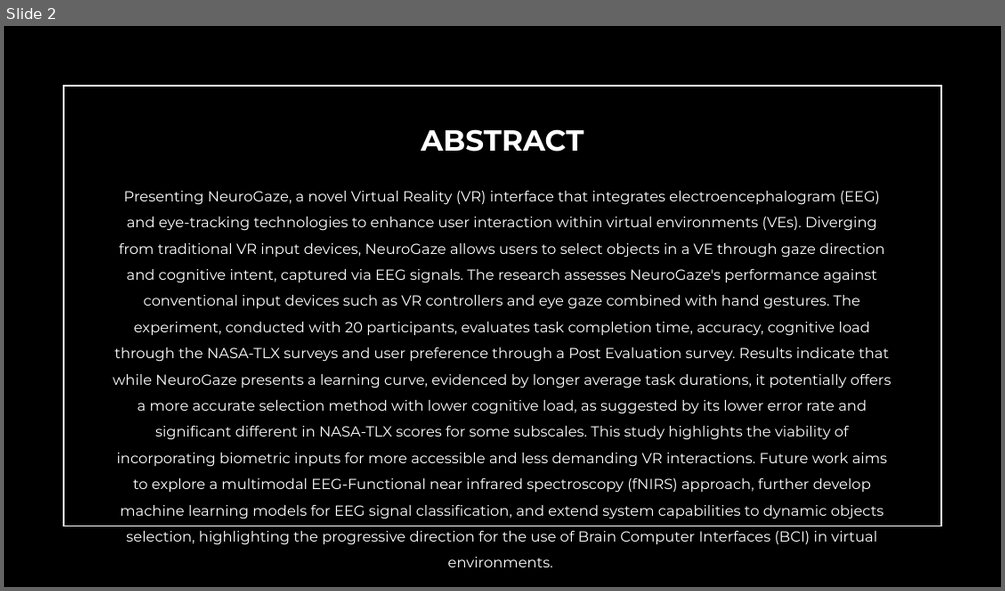
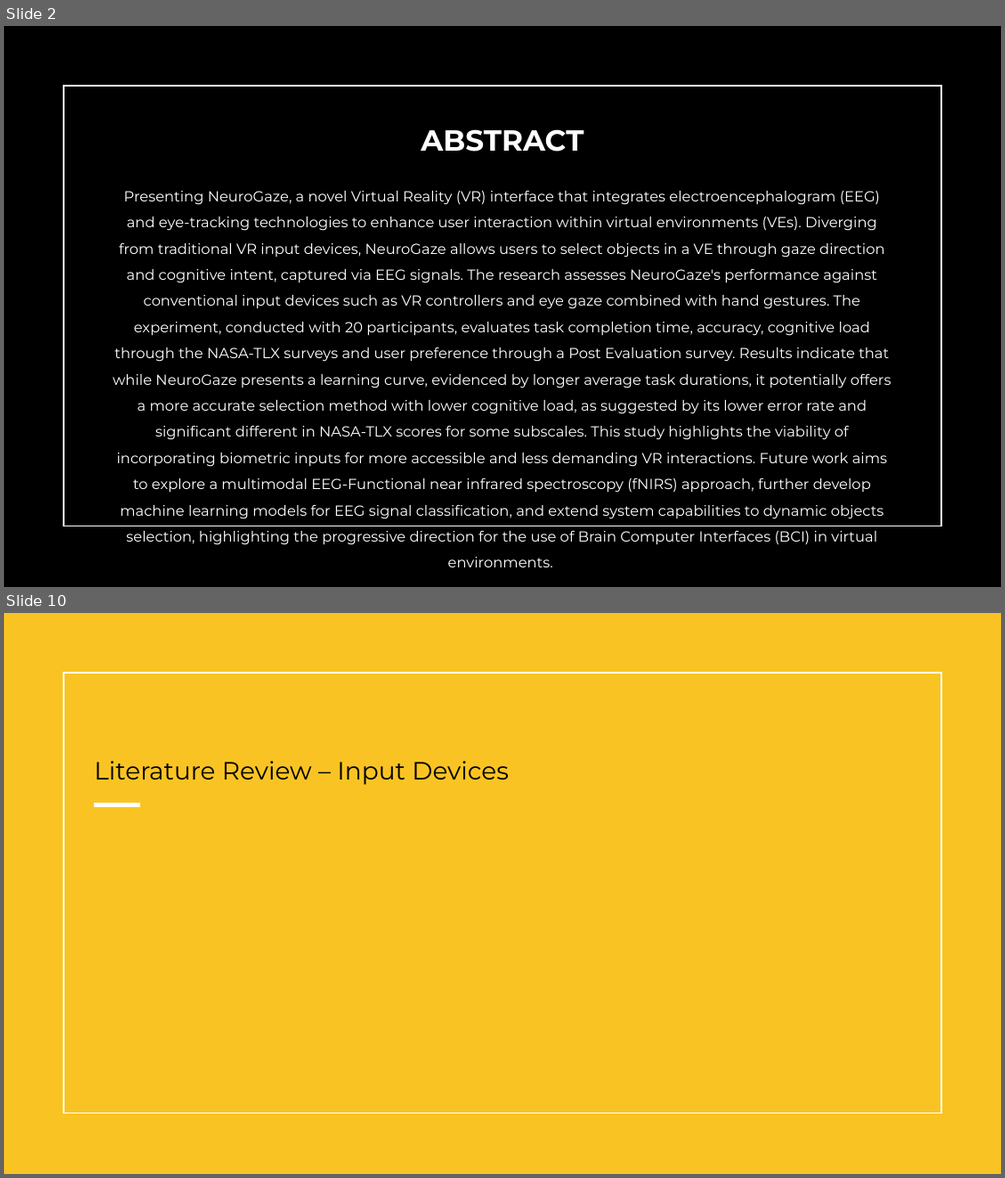
Before and after one commit to Wanyea/NeuroGaze, a slide deck: Research Documents/Thesis/NeuroGazeThesisDefense.pptx. Shown one above the other, each under a label of ours: slide 2 before the commit, slides 2 and 10 after it; the slides between them are not shown. The pictures are 1005x591 and 1005x1178 pixels, drawn with LibreOffice and Linux fonts; fonts in the diff are those of the drawing. Boxes give left, top, right and bottom in pixels: in the first picture for what was removed or moved away, otherwise in the second. Text is boxed around its words. In the diff, an @@ line names an element or a change of style, - is before the commit and + after.

```diff
--- a/Research Documents/Thesis/NeuroGazeThesisDefense.pptx
+++ b/Research Documents/Thesis/NeuroGazeThesisDefense.pptx
@@ slide 10 added at [4,613,1001,1174], background #FFFFFF; not listed: 1 template element that a slide beside it also shows @@
@@ rectangle added at [4,613,1001,1174], fill #F9C423 @@
@@ title added at [94,761,509,785], 24 pt, text #000000 @@
+Literature Review – Input Devices
@@ line added from (95, 804) to (140, 804), #FFFFFF 4 pt @@
```
Also in this commit, not shown: 2 slides changed, 41 other slides added, 1 other file.
